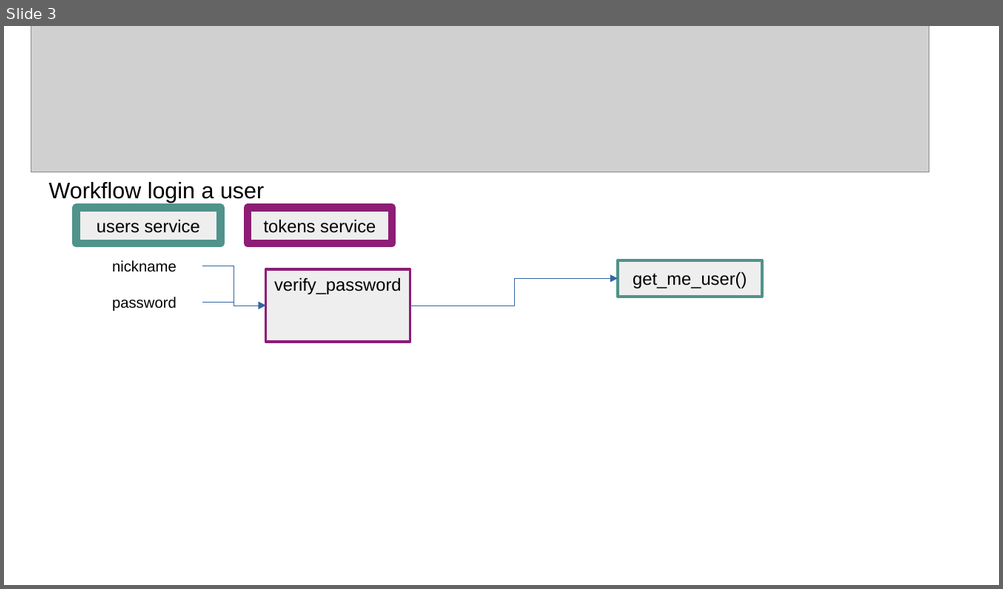
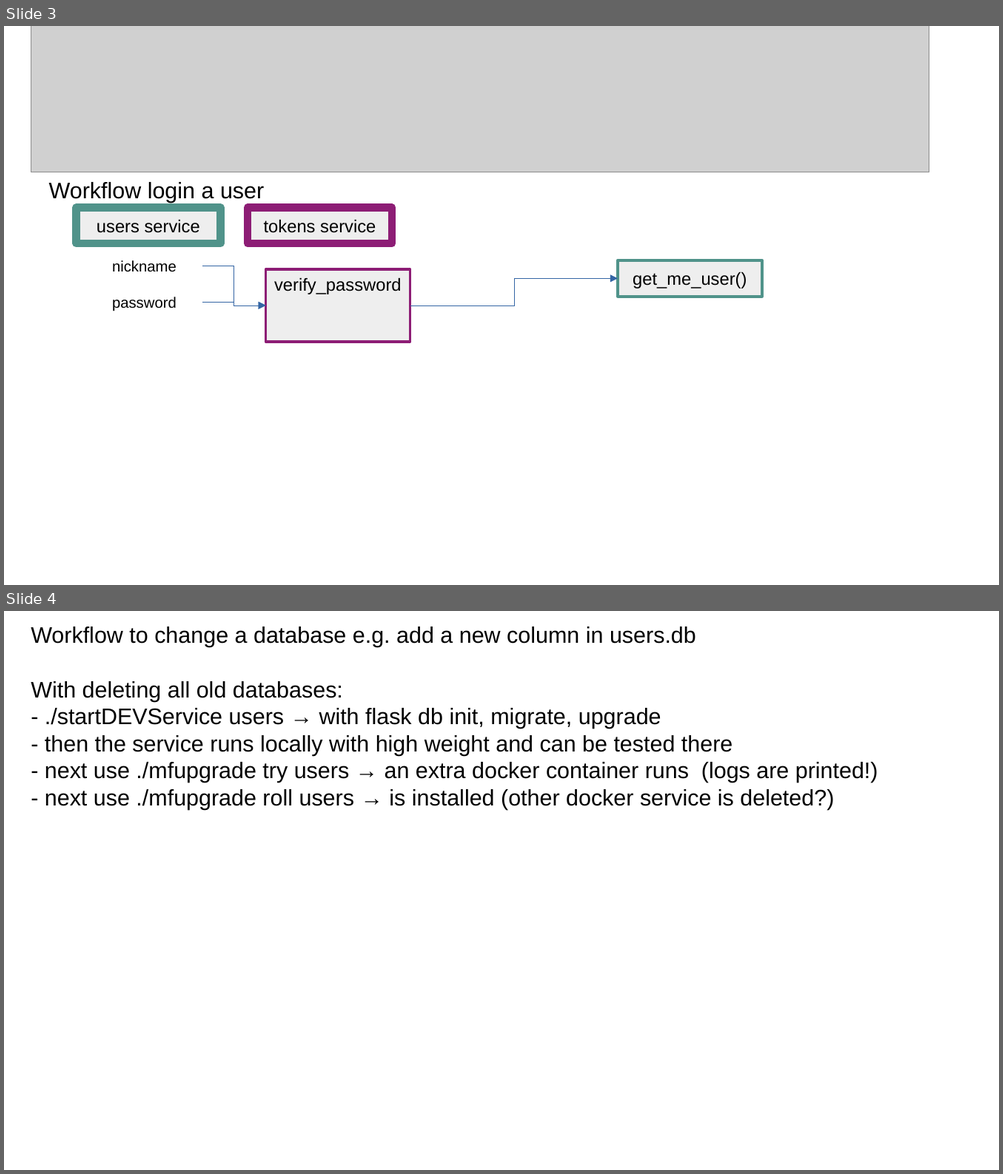
Before and after one commit to CesMak/microflack_admin, a slide deck: docu/praesi.odp. Shown one above the other, each under a label of ours: slide 3 before the commit, slides 3 and 4 after it. The pictures are 1003x589 and 1003x1174 pixels, drawn with LibreOffice and Linux fonts; fonts in the diff are those of the drawing; grey boxes stand for pictures. Boxes give left, top, right and bottom in pixels: in the first picture for what was removed or moved away, otherwise in the second. Text is boxed around its words. In the diff, an @@ line names an element or a change of style, - is before the commit and + after.

```diff
--- a/docu/praesi.odp
+++ b/docu/praesi.odp
@@ slide 4 added at [4,611,999,1170], background #FFFFFF @@
@@ text added at [31,627,878,810], 18 pt, text #000000 @@
+Workflow to change a database e.g. add a new column in users.db
+With deleting all old databases:
+- ./startDEVService users → with flask db init, migrate, upgrade
+- then the service runs locally with high weight and can be tested there
+- next use ./mfupgrade try users → an extra docker container runs (logs are printed!)
+- next use ./mfupgrade roll users → is installed (other docker service is deleted?)
```
Also in this commit, not shown: 3 other files.
